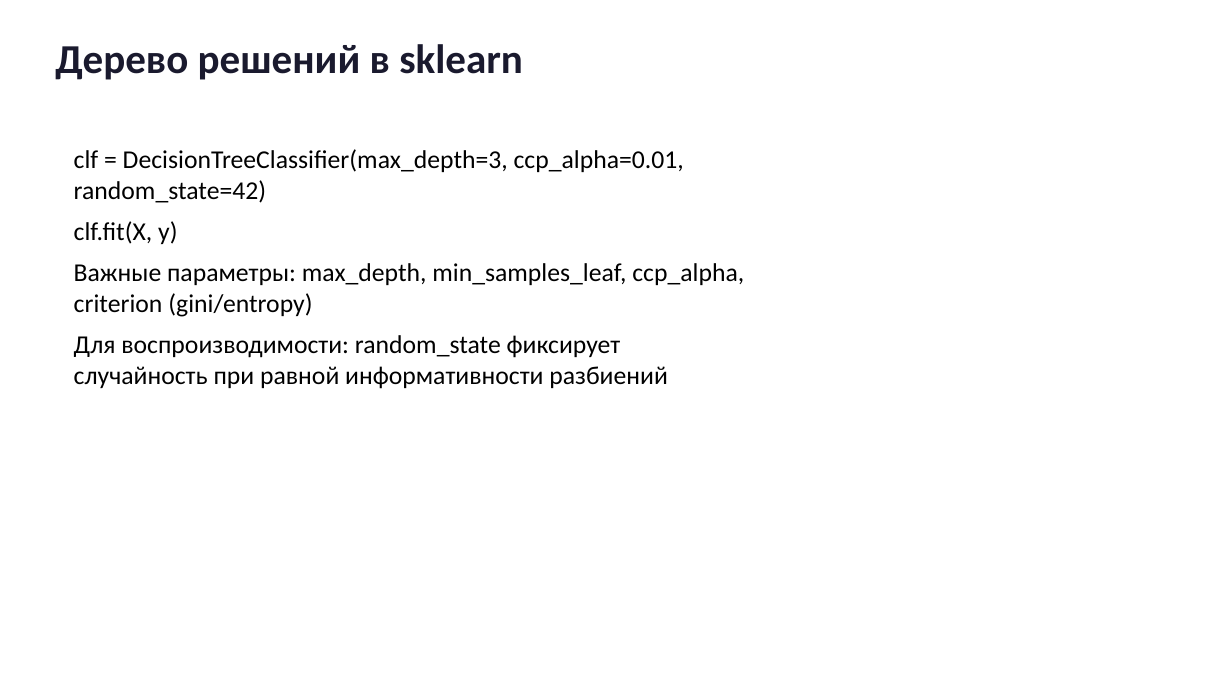
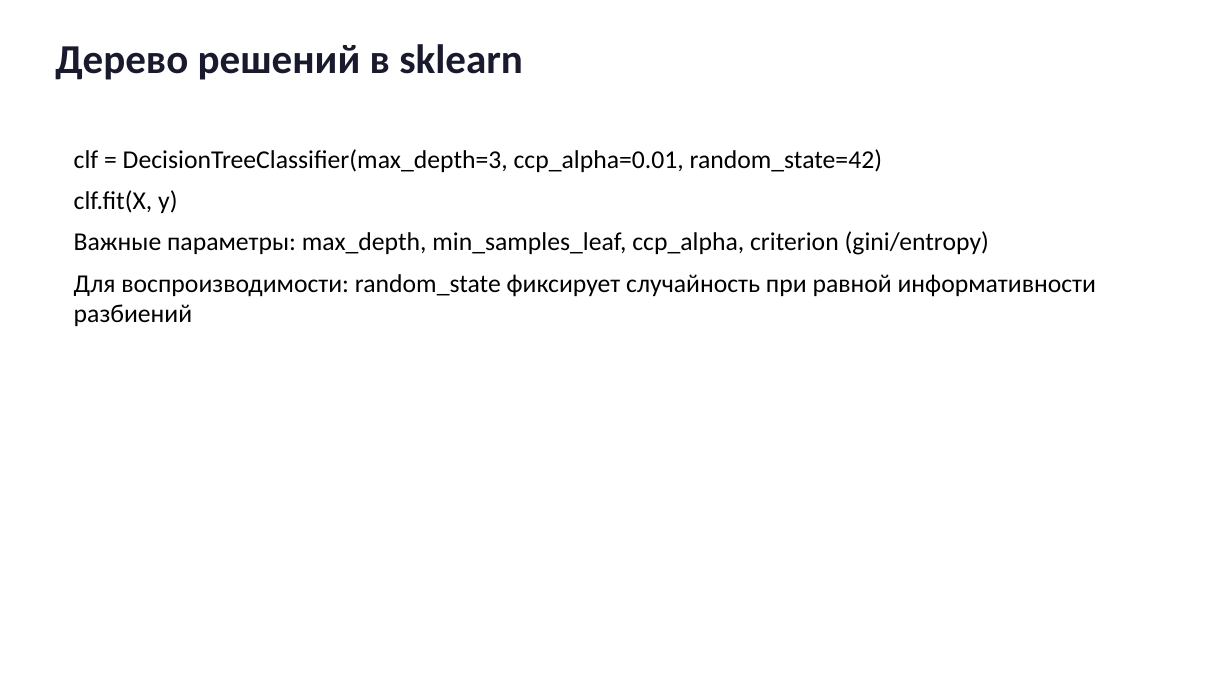
Before and after one commit to gurovic/ml-lessons, a slide deck: slide 13 of lessons/derevo_resheniy/presentation.pptx. Drawn at 1232x693 pixels with LibreOffice and Linux fonts; fonts in the diff are those of the drawing. Boxes give left, top, right and bottom in pixels: in the first picture for what was removed or moved away, otherwise in the second. Text is boxed around its words. In the diff, an @@ line names an element or a change of style, - is before the commit and + after.

```diff
--- a/lessons/derevo_resheniy/presentation.pptx
+++ b/lessons/derevo_resheniy/presentation.pptx
@@ text "clf = DecisionTreeClassifier(max_depth=3, ccp_alpha=0.01, ra ..." rewrapped from (74, 149, 744, 389) to (74, 149, 1096, 326) @@
```
Also in this commit, not shown: 15 other slides changed, 2 slides added, 2 slides removed, 45 other files.
